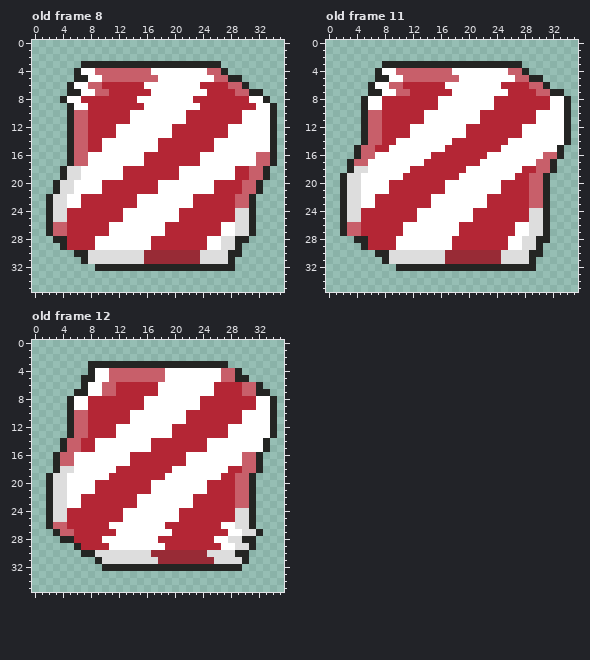
Two states of a animated GIF sprite, docs/docs/reference/shaders/BREEZE.gif. That is the earlier state.
The file is 36x36 pixels, 31 frames. Shown: old frame 8, old frame 11, old frame 12. The commit also changed other frames, which this record leaves out.
The same view after the edit:
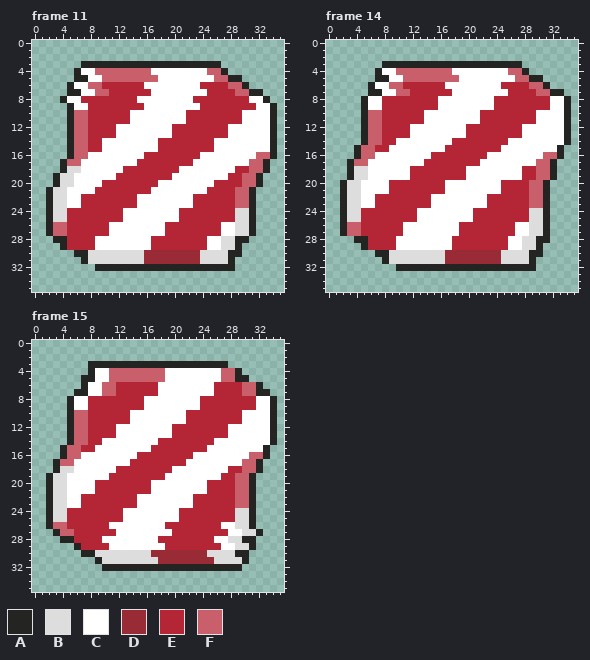
Palette (. is transparent): A #242523  B #dddddd  C #ffffff  D #982b36  E #b42635  F #c85f6a
A new or re-ordered frame is compared with the old frame closest to it.
Difference:
frames 31 -> 40
Frame 11 is new; against old frame 8:
y 17: x 4..5 .A -> AF; x 7 F -> C; x 15 C -> E; x 23 E -> C; x 31 C -> F; x 33..34 FA -> A.
y 19: x 3..4 .A -> AB; x 6 B -> C; x 12 C -> E; x 20 E -> C; x 28 C -> E; x 30 E -> F; x 32..33 FA -> A.
y 21: x 2..3 .A -> AB; x 5 B -> C; x 9 C -> E; x 17 E -> C; x 25 C -> E; x 29 E -> F; x 31..32 FA -> A.
Frame 14 against old frame 11:
y 19: x 2..3 AB -> .A; x 5 C -> B; x 11 E -> C; x 19 C -> E; x 27 E -> C; x 29 F -> E; x 31..32 A. -> FA
Frame 15 against old frame 12:
y 14: x 4..5 AF -> .A; x 7 E -> F; x 9 C -> E; x 17 E -> C; x 25 C -> E; x 33..34 A. -> CA
y 16: x 3..4 AF -> .A; x 6 C -> F; x 14 E -> C; x 22 C -> E; x 30 F -> C; x 32..33 A. -> FA
